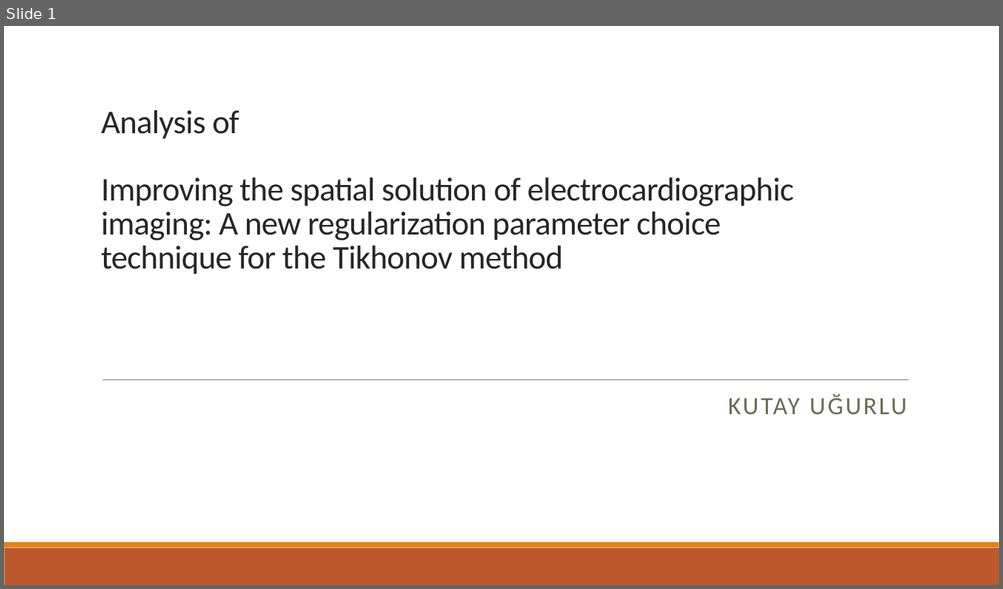
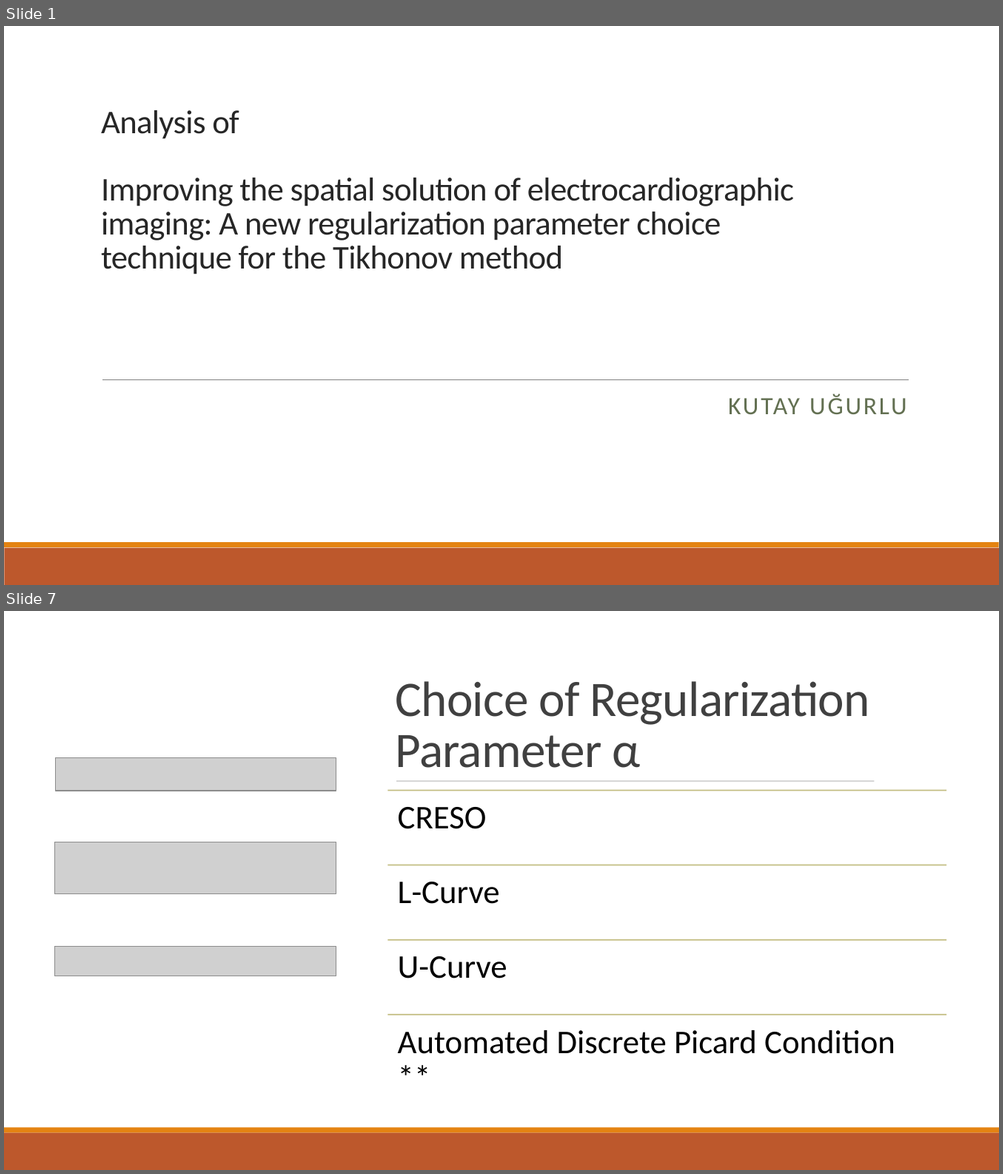
Before and after one commit to kutay-ugurlu/Tikhonov-Regularization-Parameter-Selection-ECGI, a slide deck: Presentation.pptx. Shown one above the other, each under a label of ours: slide 1 before the commit, slides 1 and 7 after it; the slides between them are not shown. The pictures are 1003x589 and 1003x1174 pixels, drawn with LibreOffice and Linux fonts; fonts in the diff are those of the drawing; grey boxes stand for pictures. Boxes give left, top, right and bottom in pixels: in the first picture for what was removed or moved away, otherwise in the second. Text is boxed around its words. In the diff, an @@ line names an element or a change of style, - is before the commit and + after.

Commit message:
Presentation update

```diff
--- a/Presentation.pptx
+++ b/Presentation.pptx
@@ slide 7 added at [4,611,999,1170], background #FFFFFF @@
@@ rectangle added at [4,611,999,1128], fill #FFFFFF @@
@@ title added at [395,681,870,768], 48 pt, text #404040 @@
+Choice of Regularization Parameter α
@@ picture added at [56,758,336,791] @@
@@ line added from (396, 781) to (874, 781), #808080 0.5 pt @@
@@ picture added at [55,843,336,894] @@
@@ picture added at [55,947,336,977] @@
@@ group added at [387,790,946,1054]: 4 lines, 4 texts @@
+CRESO
+L-Curve
+U-Curve
+Automated Discrete Picard Condition **
@@ rectangle added at [4,1128,999,1133], fill #E48312 @@
@@ rectangle added at [4,1133,999,1170], fill #BD582C @@
```
Also in this commit, not shown: 6 other slides added, 1 slide removed, 1 other file.
